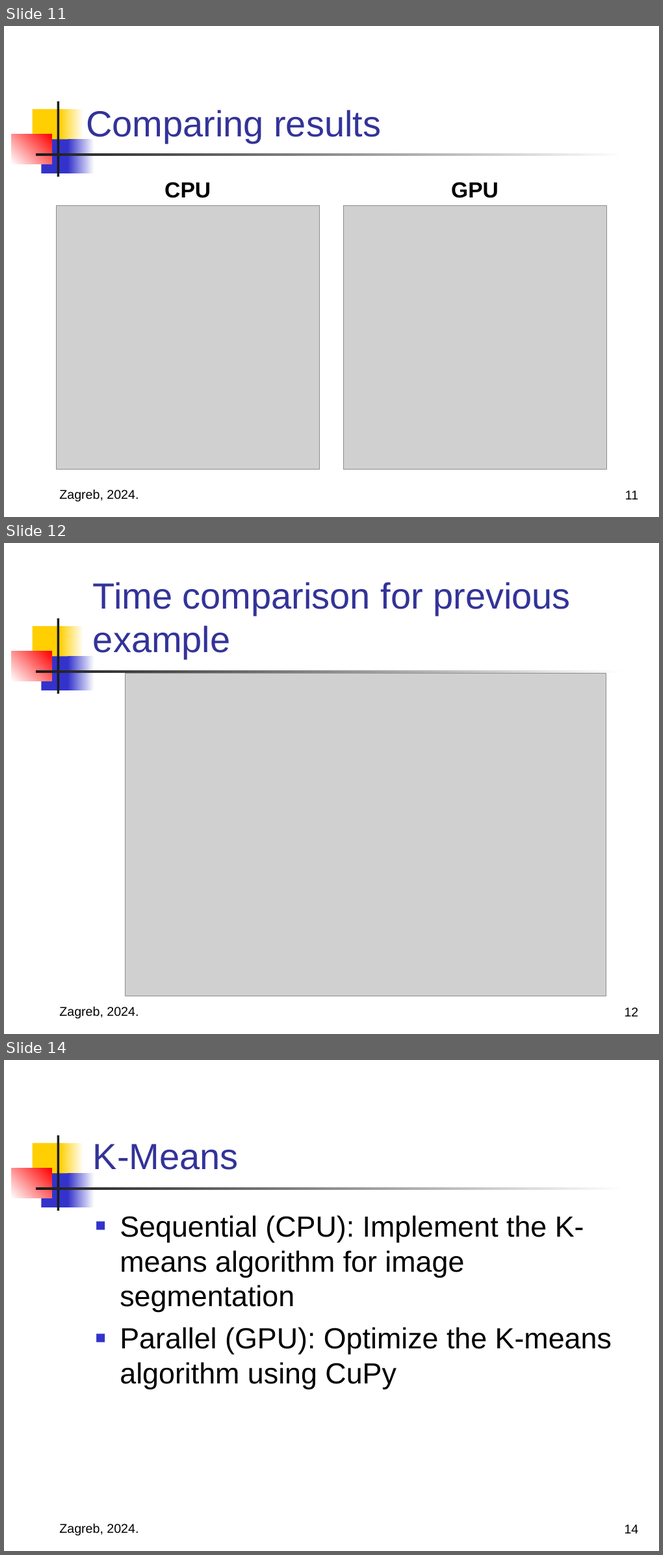
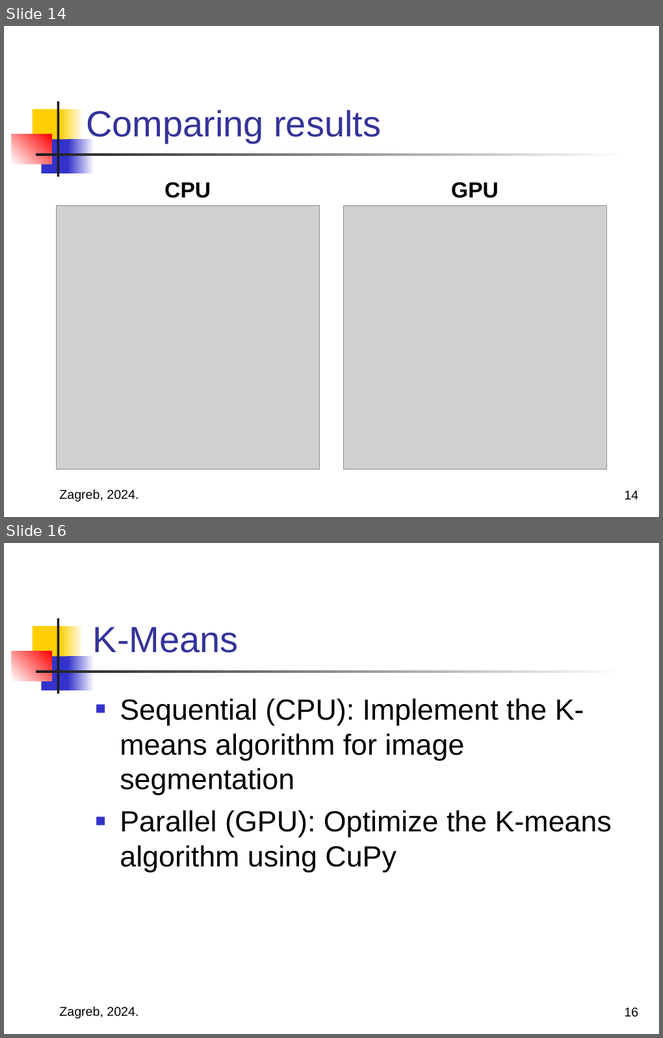
Before and after one commit to MarkoHaralovic/parallel-img-proc, a slide deck: prezentacija.ppt. Shown one above the other, each under a label of ours: slides 11, 12 and 14 before the commit, slides 14 and 16 after it; the slides between them are not shown. The pictures are 663x1555 and 663x1038 pixels, drawn with LibreOffice and Linux fonts; fonts in the diff are those of the drawing; grey boxes stand for pictures. Boxes give left, top, right and bottom in pixels: in the first picture for what was removed or moved away, otherwise in the second. Text is boxed around its words. In the diff, an @@ line names an element or a change of style, - is before the commit and + after.

```diff
--- a/prezentacija.ppt
+++ b/prezentacija.ppt
@@ slide 12 removed at box(4, 543, 659, 1034), background #FFFFFF; not listed: 7 template elements that a slide beside it also shows @@
@@ title removed at box(93, 582, 571, 659) @@
-Time comparison for previous example
@@ picture removed at box(125, 674, 606, 997) @@
@@ text removed at box(59, 1006, 139, 1019) @@
-Zagreb, 2024.
@@ page number removed at box(625, 1008, 639, 1017) @@
-12
@@ what was slide 11 is now slide 14 @@
@@ page number at box(625, 491, 639, 500): text changed @@
-11
+14
@@ what was slide 14 is now slide 16 @@
@@ page number at box(625, 1008, 639, 1017): text changed @@
-14
+16
```
Also in this commit, not shown: 3 slides changed, 4 slides added, 1 other slide removed.
